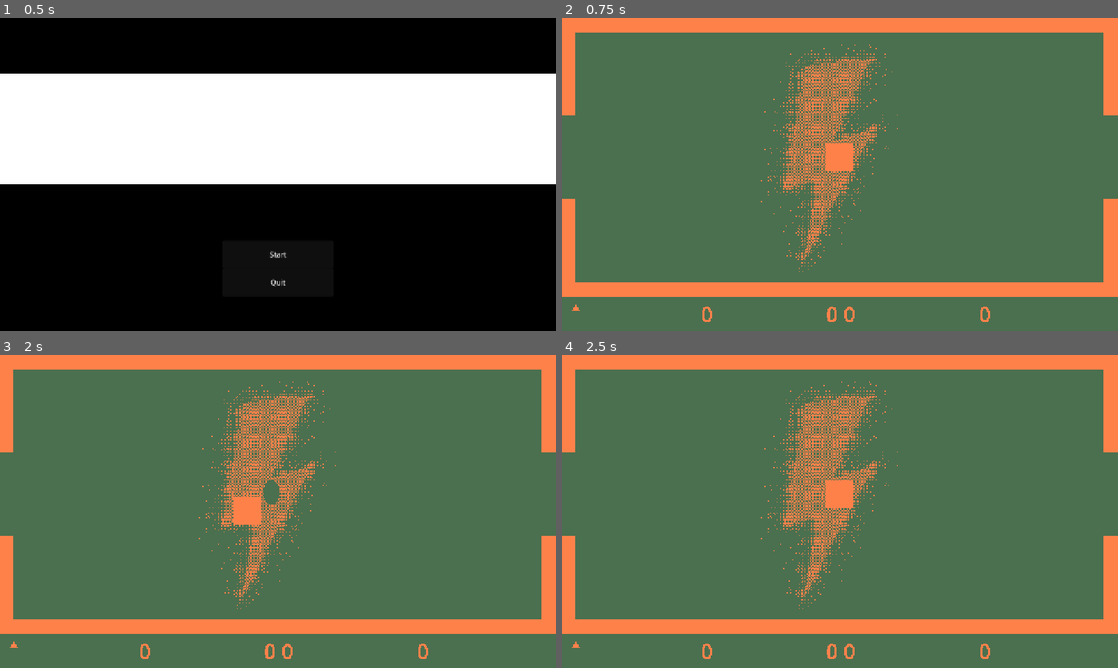
Above: before the commit, frames 1-4 (two rows, left to right).
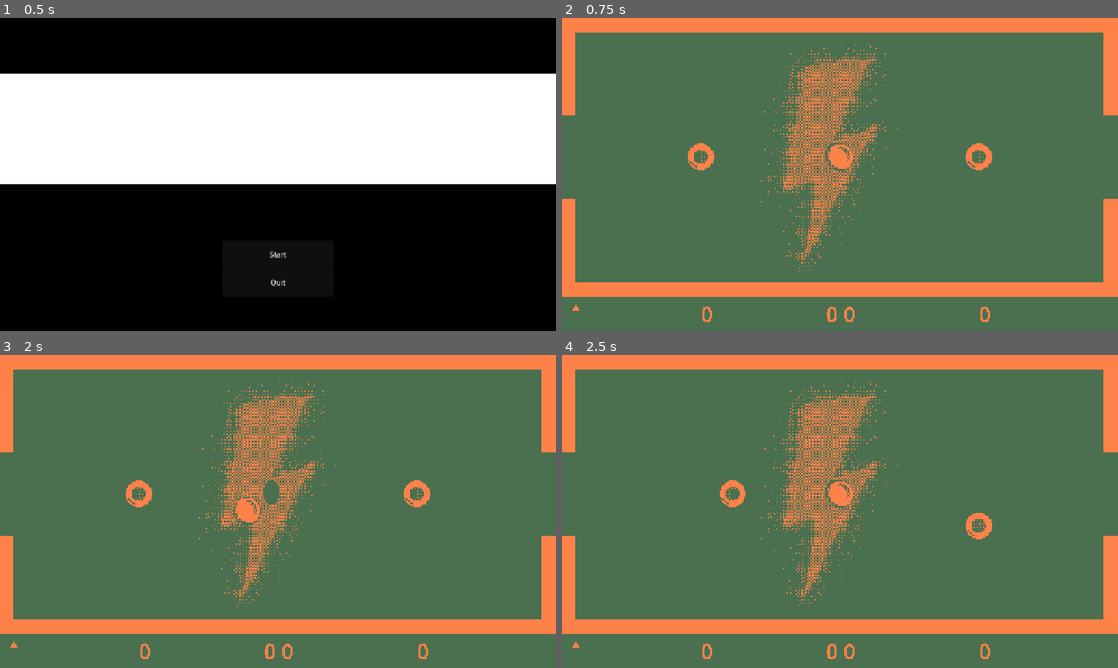
Above: after the commit, the same moments.

Repository: Kacpron123/Shockey
Game: Godot game, scene res://title.tscn
Two runs of this game, one before a commit and one after it. Both use one fixed random seed, a clock stepped at 60 frames per second and the inputs below. The engine's default icon, where the game draws it, is replaced by a stand-in: a white triangle on a blue panel in a dark square.
Inputs (mouse positions are in pixels of both pictures, inside the frame that each line leads up to):
- Up to frame 1 (0.5 s): no input
- Up to frame 2 (0.75 s): click "Start" at 0.5 s
- Up to frame 3 (2 s): click (16, 646) at 1.25 s
- Up to frame 4 (2.5 s): tap Enter (ui_accept) at 2, 2.27 s; move the mouse to (962, 495) at 2.02 s; hold D (p1_right) from 2.03 s (still down); hold Down (p2_down) from 2.03 s (still down); click (962, 495) at 2.17 s

Frame 1 is identical in both runs. In frame 2, 0.6% of the frame differs, in the area x 22-78%, y 40-49%; in frame 3, 0.6%; in frame 4, 0.6%.

Commit message:
puck & paddle texture, paddle change textures

Diff:
--- a/main.tscn
+++ b/main.tscn
@@ -8,9 +8,11 @@
 [ext_resource type="Script" uid="uid://b7d73oairemif" path="res://scripts/paddle_1.gd" id="3_lquwl"]
 [ext_resource type="Script" uid="uid://dn6w2nypiyoyq" path="res://scripts/paddle_2.gd" id="4_lquwl"]
 [ext_resource type="AudioStream" uid="uid://5ve70qvhg7io" path="res://assets/sfx/goal.wav" id="7_kek77"]
+[ext_resource type="Texture2D" uid="uid://ccr4vgv468cmj" path="res://assets/textures/paddle.png" id="7_w48qg"]
 [ext_resource type="AudioStream" uid="uid://88nlbnf5bfyl" path="res://assets/sfx/paddle.mp3" id="8_4c57u"]
 [ext_resource type="AudioStream" uid="uid://jaal5sahobve" path="res://assets/sfx/wall.mp3" id="9_efxa6"]
 [ext_resource type="Texture2D" uid="uid://bmiy22yskvhy6" path="res://icon.svg" id="10_4c57u"]
+[ext_resource type="Texture2D" uid="uid://bv0vcubj0d6w7" path="res://assets/textures/puck.png" id="10_vivmo"]
 [ext_resource type="Shader" uid="uid://cb7iqq8ntme8c" path="res://post_process.gdshader" id="13_w48qg"]
 [ext_resource type="Shader" uid="uid://ic86gxirw0sd" path="res://pulse.gdshader" id="13_ycdy4"]
 
@@ -72,8 +74,10 @@
 script = ExtResource("1_ig7tw")
 
 [node name="BG" type="ColorRect" parent="." unique_id=2083440593]
-offset_right = 1280.0
-offset_bottom = 720.0
+offset_left = 24.0
+offset_top = 16.0
+offset_right = 1304.0
+offset_bottom = 736.0
 color = Color(0.09411765, 0.078431375, 0.14509805, 1)
 
 [node name="TextureRect" type="TextureRect" parent="." unique_id=681116283]
@@ -206,15 +210,16 @@
 motion_mode = 1
 script = ExtResource("3_lquwl")
 
-[node name="Paddle1Collision" type="CollisionShape2D" parent="Paddle1" unique_id=358396838]
+[node name="CollisionBox" type="CollisionShape2D" parent="Paddle1" unique_id=358396838]
 shape = SubResource("CircleShape2D_ig7tw")
 
-[node name="Paddle1Sprite" type="ColorRect" parent="Paddle1" unique_id=1026199904]
-offset_left = -32.0
-offset_top = -32.0
-offset_right = 32.0
-offset_bottom = 32.0
-color = Color(1, 0, 1, 1)
+[node name="Sprite1" type="Sprite2D" parent="Paddle1" unique_id=2120101406]
+texture_filter = 1
+position = Vector2(1.5, 1.5)
+scale = Vector2(2, 2)
+texture = ExtResource("7_w48qg")
+region_enabled = true
+region_rect = Rect2(0, 0, 48, 48)
 
 [node name="Paddle2" type="CharacterBody2D" parent="." unique_id=2002581270 groups=["paddles"]]
 position = Vector2(960, 320)
@@ -223,15 +228,16 @@
 motion_mode = 1
 script = ExtResource("4_lquwl")
 
-[node name="Paddle2Collision" type="CollisionShape2D" parent="Paddle2" unique_id=1707010988]
+[node name="CollisionBox" type="CollisionShape2D" parent="Paddle2" unique_id=1707010988]
 shape = SubResource("CircleShape2D_0xm2m")
 
-[node name="Paddle2Sprite" type="ColorRect" parent="Paddle2" unique_id=1850379703]
-offset_left = -32.0
-offset_top = -32.0
-offset_right = 32.0
-offset_bottom = 32.0
-color = Color(1, 0, 1, 1)
+[node name="Sprite2" type="Sprite2D" parent="Paddle2" unique_id=1177094156]
+texture_filter = 1
+position = Vector2(1.5, 1.5)
+scale = Vector2(2, 2)
+texture = ExtResource("7_w48qg")
+region_enabled = true
+region_rect = Rect2(0, 0, 48, 48)
 
 [node name="Puck" type="RigidBody2D" parent="." unique_id=1240094807 groups=["puck"]]
 position = Vector2(640, 320)
@@ -248,12 +254,11 @@
 [node name="PuckCollision" type="CollisionShape2D" parent="Puck" unique_id=890207724]
 shape = SubResource("CircleShape2D_h2yge")
 
-[node name="PuckSprite" type="ColorRect" parent="Puck" unique_id=608705087]
-offset_left = -32.0
-offset_top = -32.0
-offset_right = 32.0
-offset_bottom = 32.0
-color = Color(1, 1, 0, 1)
+[node name="PuckSprite" type="Sprite2D" parent="Puck" unique_id=1961343238]
+texture_filter = 1
+scale = Vector2(2, 2)
+texture = ExtResource("10_vivmo")
+region_rect = Rect2(0, 0, 48, 48)
 
 [node name="UI" type="CanvasLayer" parent="." unique_id=1488076385]
 offset = Vector2(0, 640)
--- a/project.godot
+++ b/project.godot
@@ -24,6 +24,10 @@
 window/size/viewport_width=1280
 window/size/viewport_height=720
 window/stretch/mode="canvas_items"
+
+[editor_plugins]
+
+enabled=PackedStringArray("res://addons/SpritesheetGenerator/plugin.cfg")
 
 [input]
 
--- a/scripts/main.gd
+++ b/scripts/main.gd
@@ -41,17 +41,24 @@
 func reset_paddle_hit_count(player_index: int) -> void:
 	hit_count[player_index] = 0
 
+func next_paddle_charge(player_index:int) -> void:
+	var paddle_sprite;
+	if player_index == 0:
+		paddle_sprite = $Paddle1/Sprite1
+	else:
+		paddle_sprite = $Paddle2/Sprite2
+	var frame_width = paddle_sprite.texture.get_height()
+	paddle_sprite.region_rect.position.x += frame_width
+
+func reset_paddle_charge(rail_index: int) -> void:
+	var paddle_sprite;
+	if rail_index == 0:
+		paddle_sprite = $Paddle1/Sprite1
+	else:
+		paddle_sprite = $Paddle2/Sprite2
+	paddle_sprite.region_rect.position.x = 0
 func on_paddle_hit_rail(rail_index: int) -> void:
-	# use rail and paddle discharge animation
-	if rail_index == 0:
-		$Table/TopRailSprite.color = Color("blue")
-	else:
-		$Table/BottomRailSprite.color = Color("blue")
-	await get_tree().create_timer(0.5).timeout
-	if rail_index == 0:
-		$Table/TopRailSprite.color = Color("white")
-	else:
-		$Table/BottomRailSprite.color = Color("white")
+	reset_paddle_charge(rail_index)
 
 func on_puck_hit_paddle(player_index: int) -> void:
 	# use charge animation
@@ -60,15 +67,7 @@
 		hit_bool[player_index] = true
 		hit_bool[other_index] = false
 		hit_count[player_index] += 1
-		if player_index == 0:
-			$Paddle1/Paddle1Sprite.color = Color("red")
-		else:
-			$Paddle2/Paddle2Sprite.color = Color("red")
-		await get_tree().create_timer(0.5).timeout
-		if player_index == 0:
-			$Paddle1/Paddle1Sprite.color = Color("magenta")
-		else:
-			$Paddle2/Paddle2Sprite.color = Color("magenta")
+		next_paddle_charge(player_index);
 	sfx_hit.play()
 
 func on_puck_hit_wall()   -> void:
@@ -78,6 +77,8 @@
 	hit_bool = [false, false]
 	hit_bool[towards_player] = true
 	hit_count = [0, 0]
+	reset_paddle_charge(0)
+	reset_paddle_charge(1)
 	var rid := puck.get_rid()
 	puck.freeze = true
 	PhysicsServer2D.body_set_state(rid, PhysicsServer2D.BODY_STATE_TRANSFORM, Transform2D(0.0, Vector2(TABLE_WIDTH / 2.0, TABLE_HEIGHT / 2.0)))
--- a/scripts/paddle_1.gd
+++ b/scripts/paddle_1.gd
@@ -41,10 +41,9 @@
 	position = position.clamp(Vector2(BOUND_LEFT, BOUND_TOP), Vector2(BOUND_RIGHT, BOUND_BOTTOM))
 
 func _trigger_overload() -> void:
-	# use overload animation
+	# TODO use overload animation
 	_is_overloaded = true
-	$Paddle1Sprite.color = Color("green")
 	await get_tree().create_timer(overload_timeout).timeout
-	$Paddle1Sprite.color = Color("magenta")
+	$Sprite1.region_rect.position.x=0
 	main.reset_paddle_hit_count(0)
 	_is_overloaded = false
--- a/scripts/paddle_2.gd
+++ b/scripts/paddle_2.gd
@@ -43,8 +43,7 @@
 func _trigger_overload() -> void:
 	# use overload animation
 	_is_overloaded = true
-	$Paddle2Sprite.color = Color("green")
 	await get_tree().create_timer(overload_timeout).timeout
-	$Paddle2Sprite.color = Color("magenta")
+	$Sprite2.region_rect.position.x=0
 	main.reset_paddle_hit_count(1)
 	_is_overloaded = false
Binary file added: addons/SpritesheetGenerator/Checker.png
Not shown, added: addons/SpritesheetGenerator/Checker.png.import
Not shown, added: addons/SpritesheetGenerator/SpriteSheetGenerator.gd
Not shown, added: addons/SpritesheetGenerator/SpriteSheetGenerator.gd.uid
Not shown, added: addons/SpritesheetGenerator/SpritesheetFrame.tscn
Not shown, added: addons/SpritesheetGenerator/SpritesheetGenerator.tscn
Not shown, added: addons/SpritesheetGenerator/plugin.cfg
Binary file added: assets/textures/paddle.png
Not shown, added: assets/textures/paddle.png.import
Binary file added: assets/textures/puck.png
Not shown, added: assets/textures/puck.png.import
